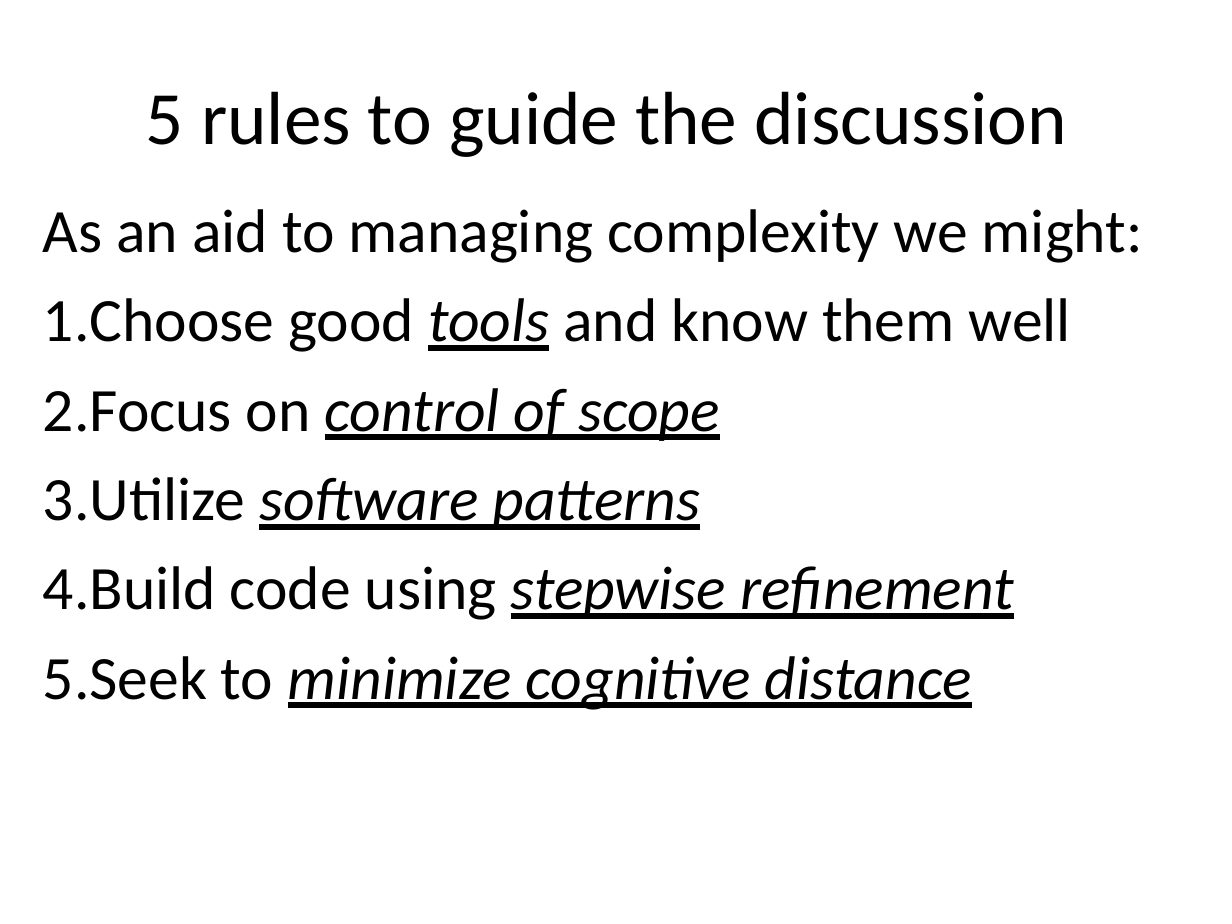
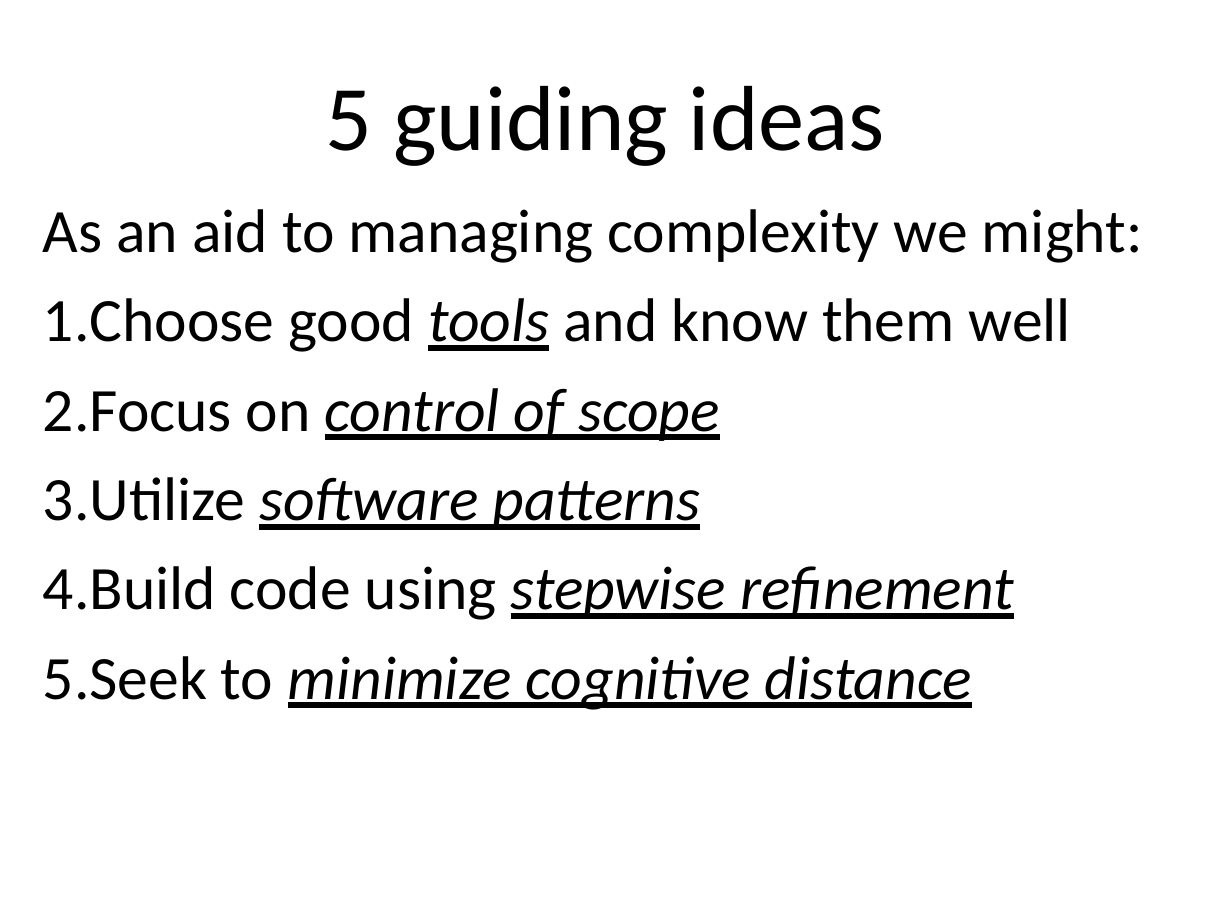
Before and after one commit to benralexander/lv, a slide deck: slide 8 of myD3_latest_c.ppt (slide 9 before the commit). Drawn at 1232x924 pixels with LibreOffice and Linux fonts; fonts in the diff are those of the drawing. Boxes give left, top, right and bottom in pixels: in the first picture for what was removed or moved away, otherwise in the second. Text is boxed around its words. In the diff, an @@ line names an element or a change of style, - is before the commit and + after.

```diff
--- a/myD3_latest_c.ppt
+++ b/myD3_latest_c.ppt
@@ title at bbox=[326, 86, 885, 166]: text changed; size 44 to 54 pt @@
-5 rules to guide the discussion
+5 guiding ideas
```
Also in this commit, not shown: 2 other slides changed, 8 slides added, 8 other files.
